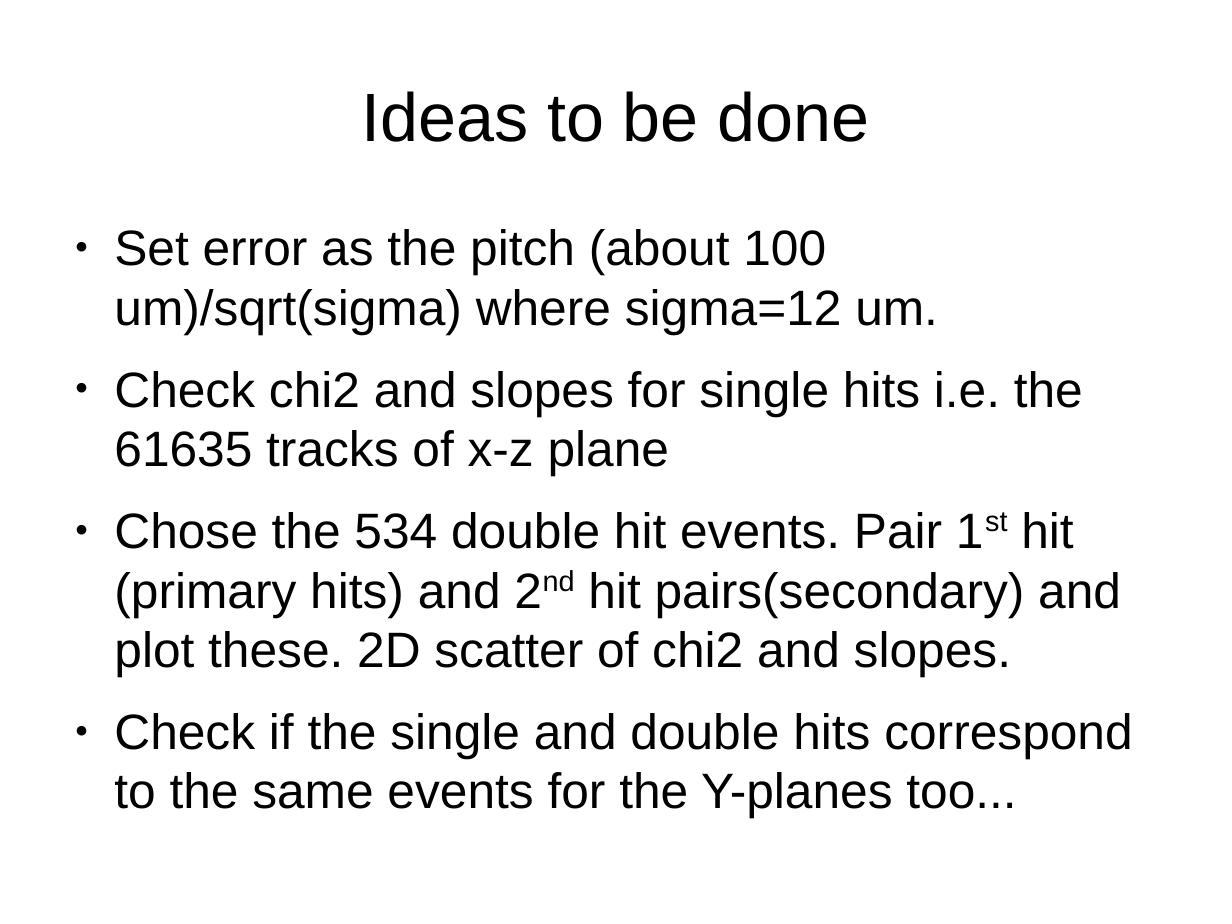
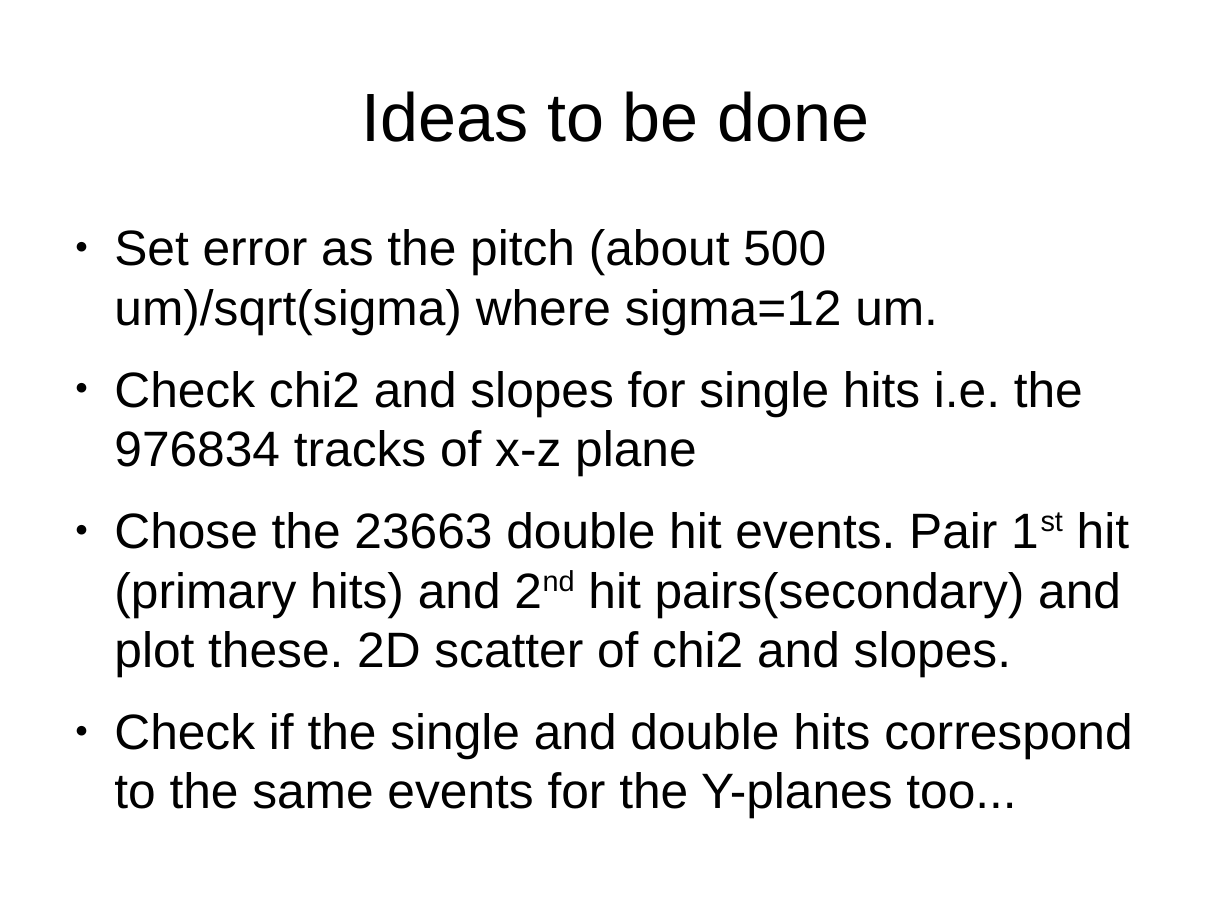
Before and after one commit to nanditaraha/UA9, a slide deck: slide 3 of UA9_tracks/multiple_hit_tracks.odp (slide 2 before the commit). Drawn at 1232x924 pixels with LibreOffice and Linux fonts; fonts in the diff are those of the drawing. Boxes give left, top, right and bottom in pixels: in the first picture for what was removed or moved away, otherwise in the second. Text is boxed around its words. In the diff, an @@ line names an element or a change of style, - is before the commit and + after.

```diff
--- a/UA9_tracks/multiple_hit_tracks.odp
+++ b/UA9_tracks/multiple_hit_tracks.odp
@@ text at (114, 229, 1129, 677): text changed @@
-● Set error as the pitch (about 100 um)/sqrt(sigma) where sigma=12 um.
-● Check chi2 and slopes for single hits i.e. the 61635 tracks of x-z plane
-● Chose the 534 double hit events. Pair 1st hit (primary hits) and 2nd hit pairs(secondary) and plot these. 2D scatter of chi2 and slopes.
+● Set error as the pitch (about 500 um)/sqrt(sigma) where sigma=12 um.
+● Check chi2 and slopes for single hits i.e. the 976834 tracks of x-z plane
+● Chose the 23663 double hit events. Pair 1st hit (primary hits) and 2nd hit pairs(secondary) and plot these. 2D scatter of chi2 and slopes.
```
Also in this commit, not shown: 2 slides added, 1 slide removed, 1 other file.
